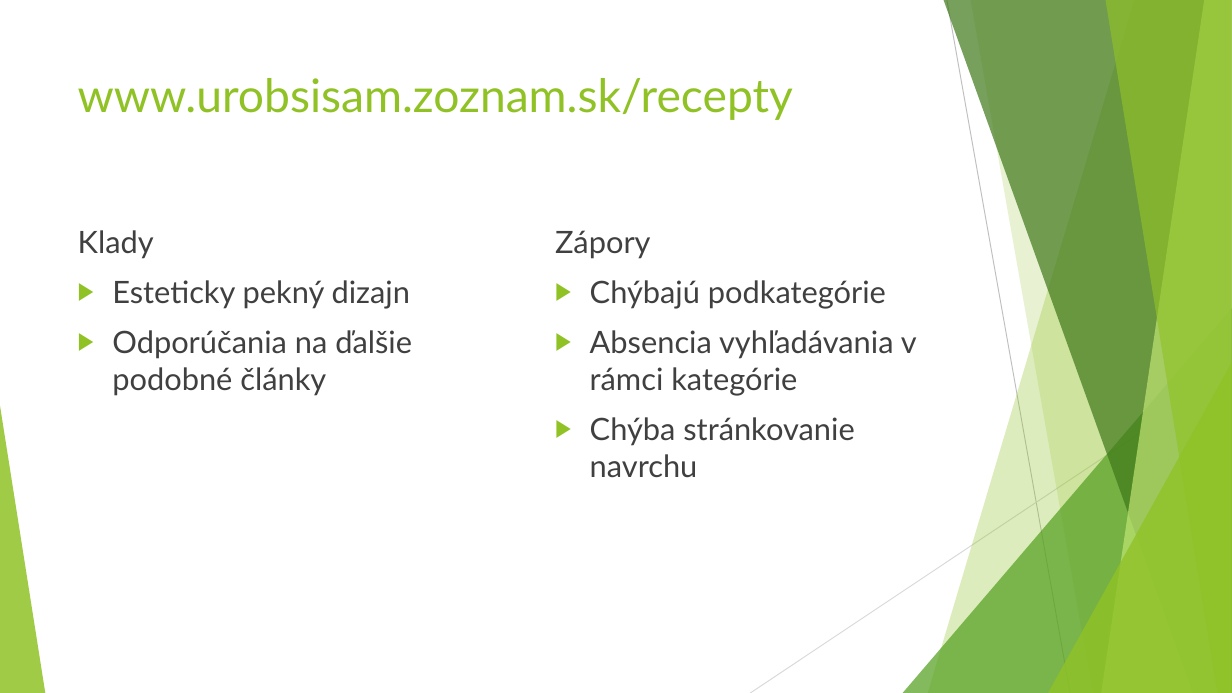
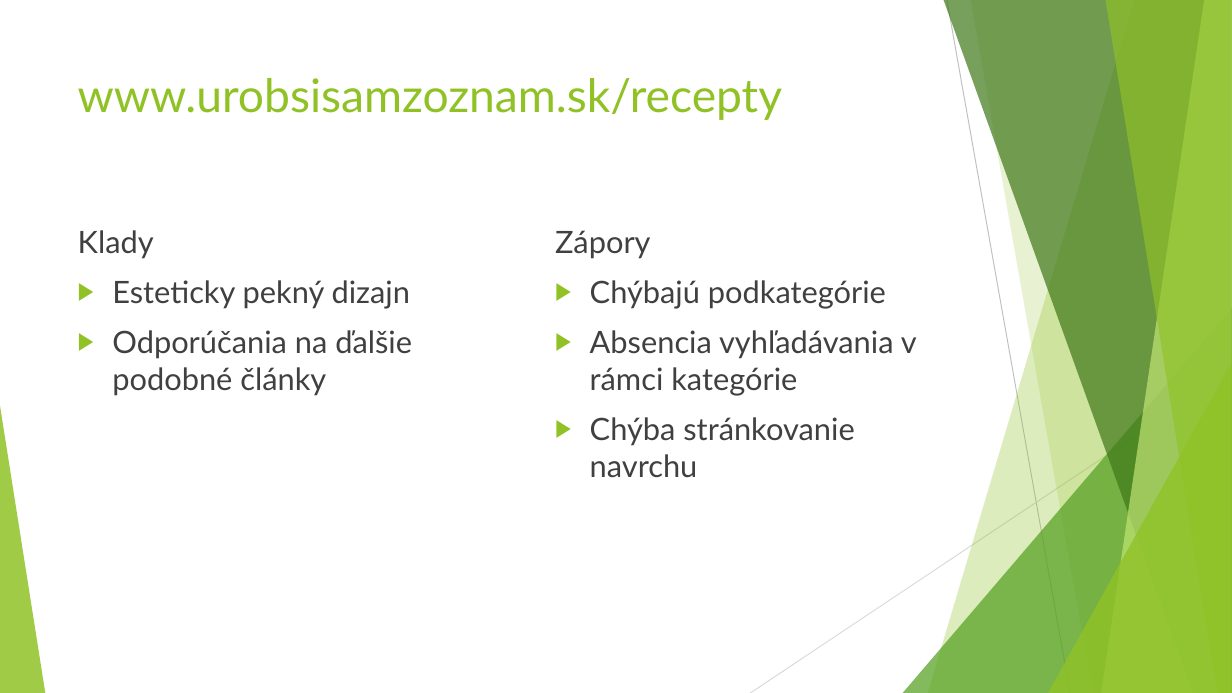
Before and after one commit to tomas321/HCI, a slide deck: slide 2 of Cvicenia/cvicenie2_25.9.2017/prezentacia1_interakcia.pptx. Drawn at 1232x693 pixels with LibreOffice and Linux fonts; fonts in the diff are those of the drawing. Boxes give left, top, right and bottom in pixels: in the first picture for what was removed or moved away, otherwise in the second. Text is boxed around its words. In the diff, an @@ line names an element or a change of style, - is before the commit and + after.

```diff
--- a/Cvicenia/cvicenie2_25.9.2017/prezentacia1_interakcia.pptx
+++ b/Cvicenia/cvicenie2_25.9.2017/prezentacia1_interakcia.pptx
@@ title at <box>78,78,782,120</box>: text changed @@
-www.urobsisam.zoznam.sk/recepty
+www.urobsisamzoznam.sk/recepty
```
Also in this commit, not shown: 16 other files.
